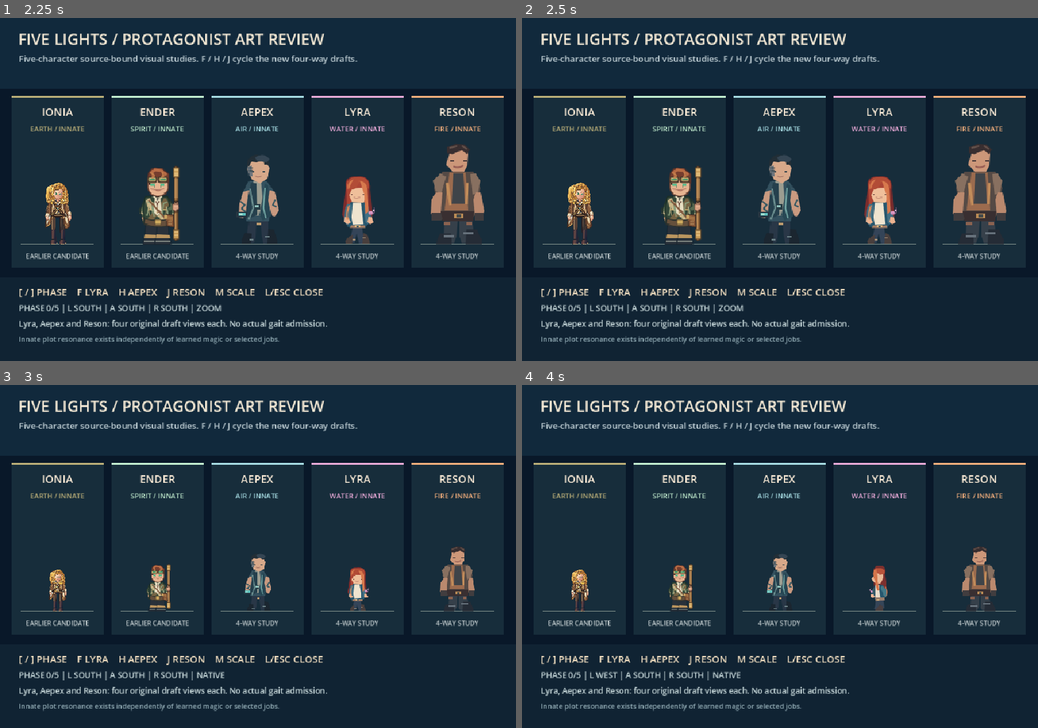
Above: before the commit, frames 1-4 (two rows, left to right).
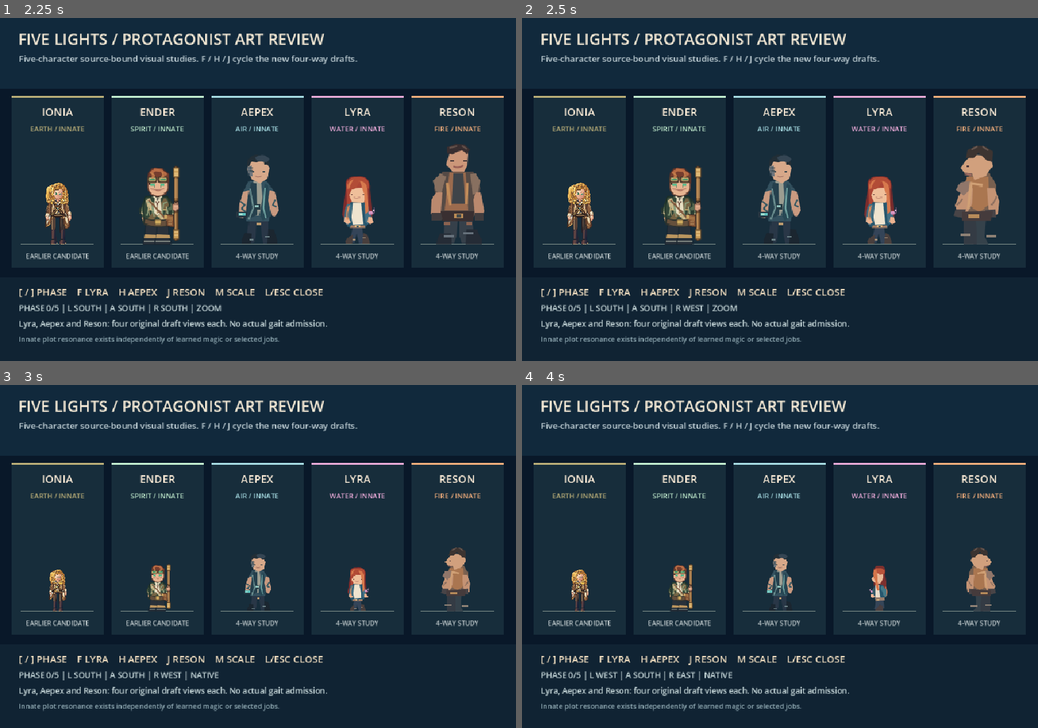
Above: after the commit, the same moments.

Repository: ndrorchestration/ToSailaStarrySky-jrpg
Game: Godot game, scene res://scenes/first_wake.tscn
The game is run twice, just before and just after one commit, with the same random seed, the same clock (stepped at 60 frames per second) and the same inputs.
Inputs:
- Up to frame 1 (2.25 s): tap Enter at 0.5 s; hold Right (ui_right) 0.53-1.28 s; tap J at 0.6, 1.35 s; hold Down (ui_down) 1.28-2.03 s; tap Space at 2 s; hold Right (ui_right) from 2.03 s (still down); tap L at 2.1 s
- Up to frame 2 (2.5 s): keep holding Right (ui_right); tap J at 2.3 s
- Up to frame 3 (3 s): tap Enter at 2.75 s; release Right (ui_right) at 2.78 s; hold Up (ui_up) from 2.78 s (still down); tap M at 2.85 s
- Up to frame 4 (4 s): tap J at 3.05, 3.8 s; tap Space at 3.5 s; release Up (ui_up) at 3.53 s; hold Left (ui_left) from 3.53 s (still down); tap F at 3.6 s

Frame 1 is identical in both runs. In frame 2, 1.5% of the frame differs, in the area x 31-94%, y 36-87%; in frame 3, 0.7%; in frame 4, 0.7%.

Commit message:
feat(godot): support independent Reson facing control in visual review

Diff:
--- a/godot/scripts/first_wake.gd
+++ b/godot/scripts/first_wake.gd
@@ -123,6 +123,8 @@
             character_lineup_review.cycle_lyra_direction()
         elif event.keycode == KEY_H:
             character_lineup_review.cycle_aepex_direction()
+        elif event.keycode == KEY_J:
+            character_lineup_review.cycle_reson_direction()
         return
     if event.keycode == KEY_E and ender.global_position.distance_to(ionia.global_position) <= 110.0:
         dialogue_open = not dialogue_open
